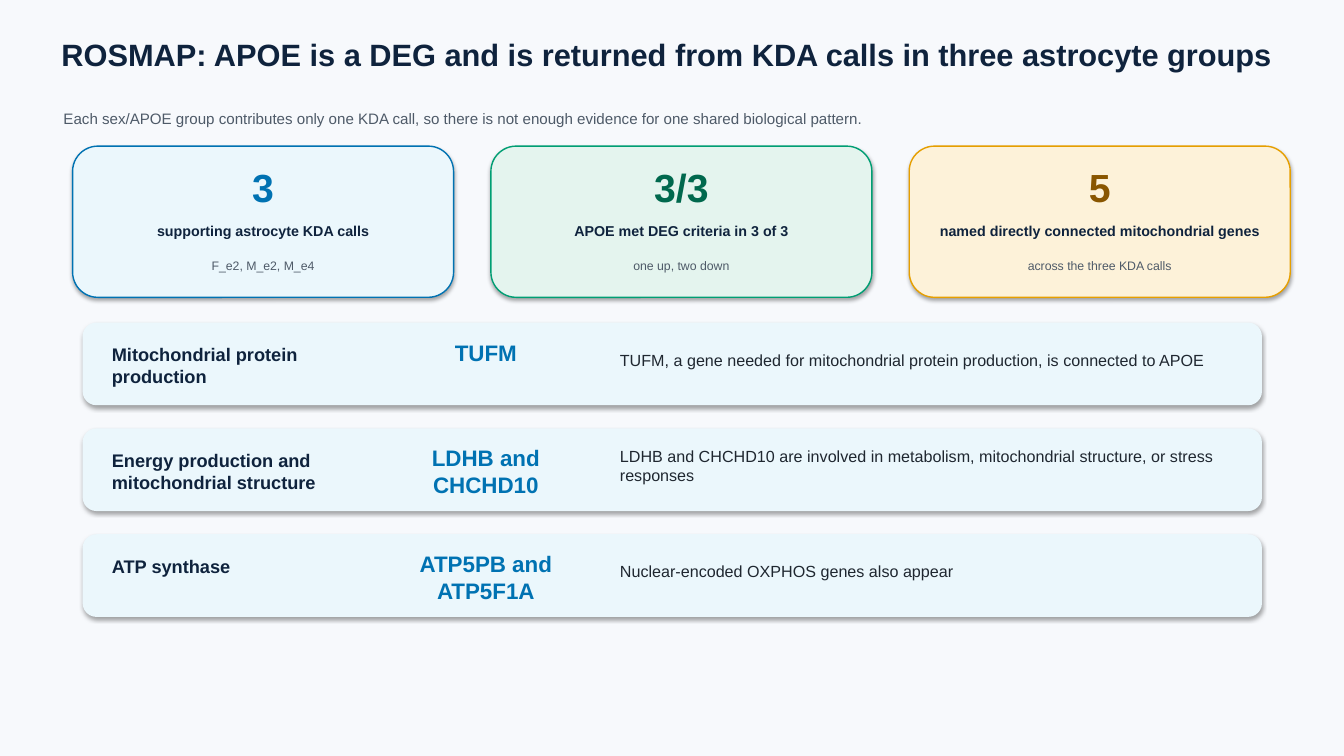
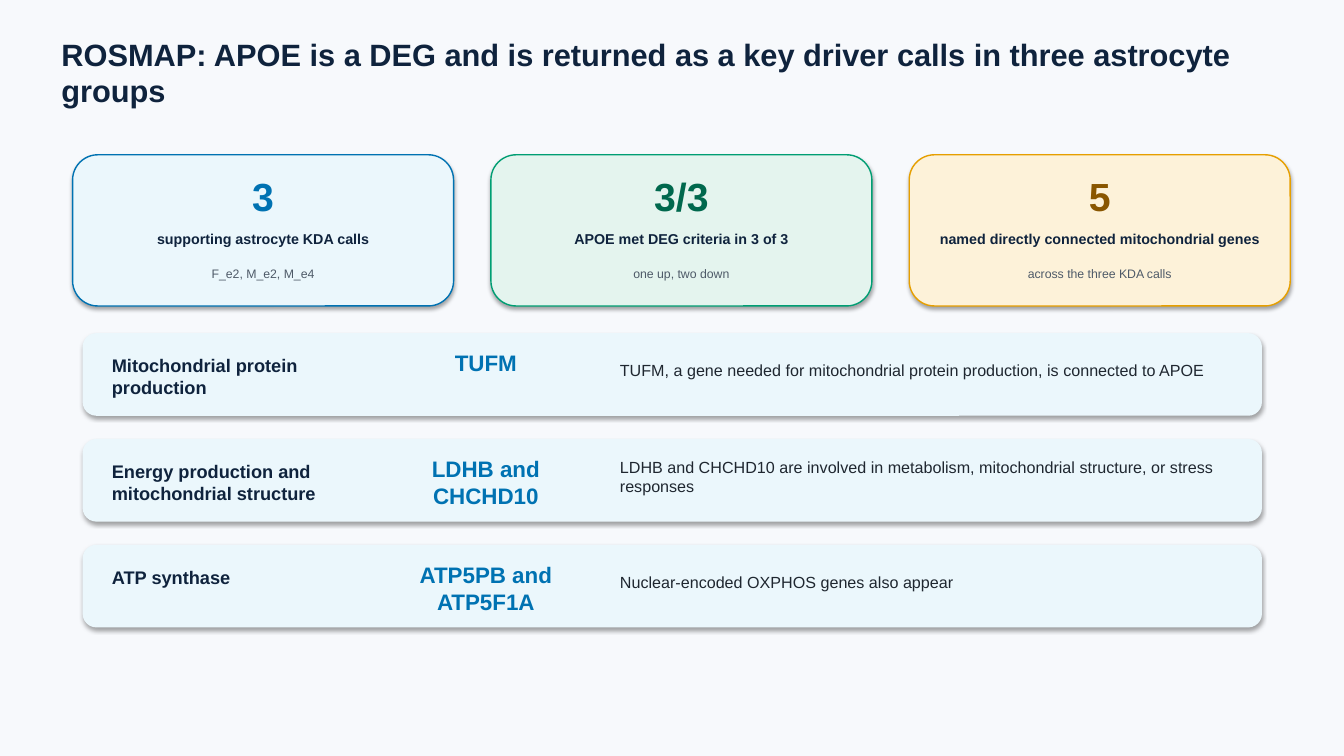
Before and after one commit to ericzhuang2010/alzheimer, a slide deck: slide 145 of docs/presentations/09162026/09162026_sex_apoe_kda_fine_broad.pptx. Drawn at 1344x756 pixels with LibreOffice and Linux fonts; fonts in the diff are those of the drawing. Boxes give left, top, right and bottom in pixels: in the first picture for what was removed or moved away, otherwise in the second. Text is boxed around its words. In the diff, an @@ line names an element or a change of style, - is before the commit and + after.

```diff
--- a/docs/presentations/09162026/09162026_sex_apoe_kda_fine_broad.pptx
+++ b/docs/presentations/09162026/09162026_sex_apoe_kda_fine_broad.pptx
@@ text at (61,43,1230,108): text changed @@
-ROSMAP: APOE is a DEG and is returned from KDA calls in three astrocyte groups
+ROSMAP: APOE is a DEG and is returned as a key driver calls in three astrocyte groups
@@ text removed at (63,113,862,127) @@
-Each sex/APOE group contributes only one KDA call, so there is not enough evidence for one shared biological pattern.
@@ 18 texts, 6 rounded rectangles: place and size @@
-18 texts, 6 rounded rectangles at (73,146,1291,617)
+18 texts, 6 rounded rectangles at (73,155,1291,627)
```
Also in this commit, not shown: 33 other slides changed, 4 other files.
